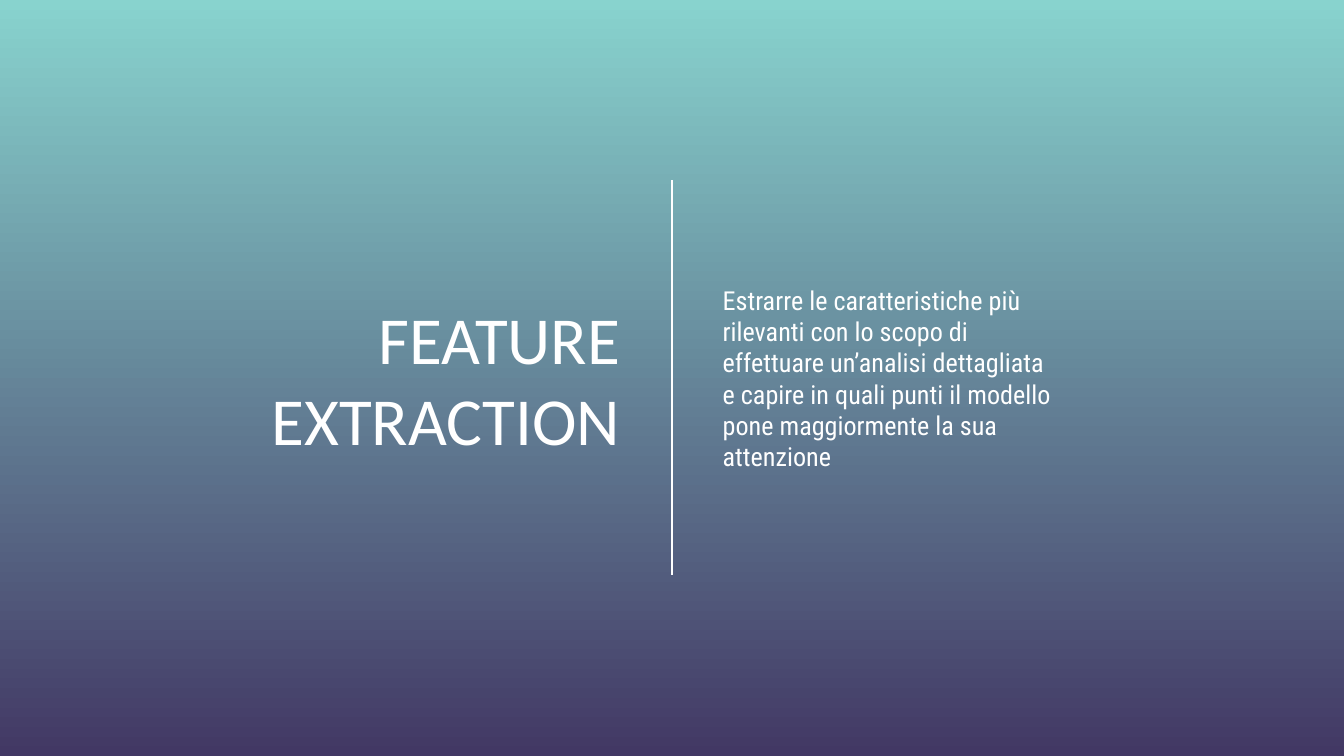
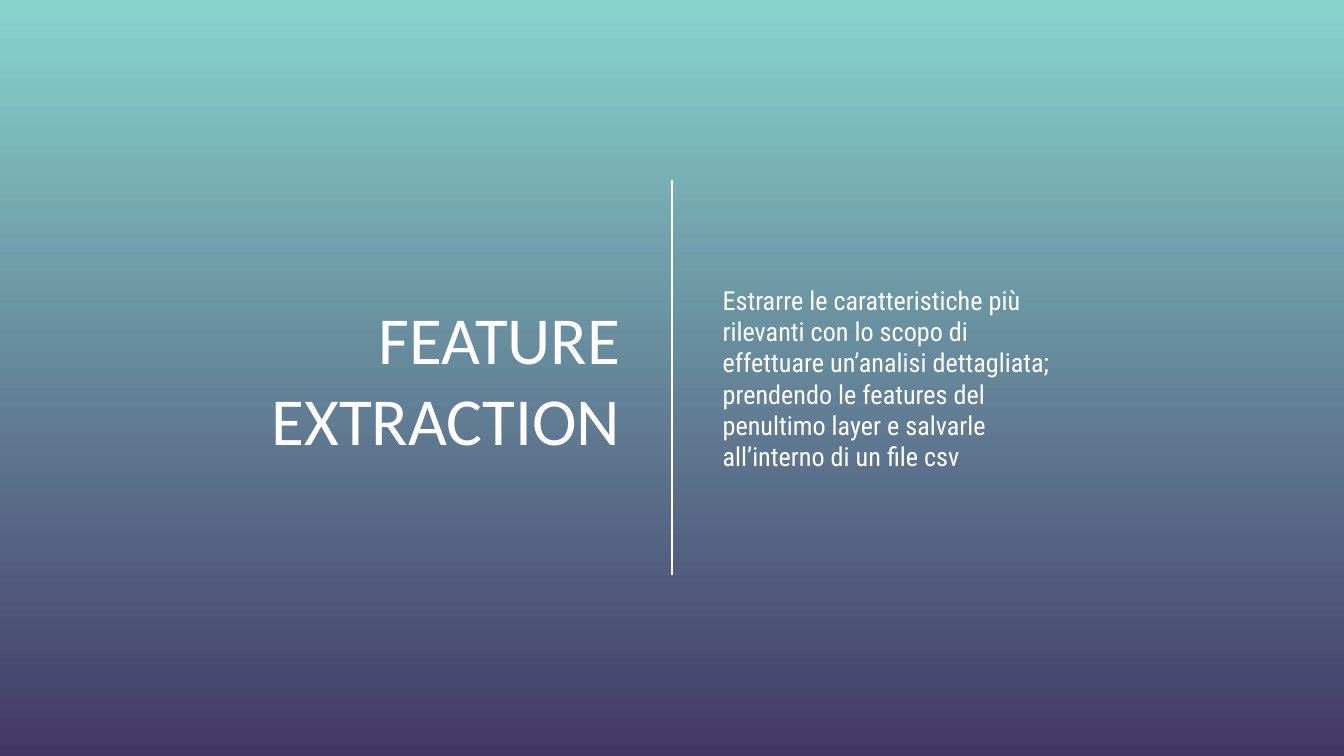
Before and after one commit to Alberto-00/Differential-MAD, a slide deck: slide 15 of presentazione/Presentazione AoM.pptx (slide 14 before the commit). Drawn at 1344x756 pixels with LibreOffice and Linux fonts; fonts in the diff are those of the drawing; background and template pictures are left out. Boxes give left, top, right and bottom in pixels: in the first picture for what was removed or moved away, otherwise in the second. Text is boxed around its words. In the diff, an @@ line names an element or a change of style, - is before the commit and + after.

```diff
--- a/presentazione/Presentazione AoM.pptx
+++ b/presentazione/Presentazione AoM.pptx
@@ subtitle at (x1=723, y1=290, x2=1049, y2=466): text changed @@
-Estrarre le caratteristiche più rilevanti con lo scopo di effettuare un’analisi dettagliata e capire in quali punti il modello pone maggiormente la sua attenzione
+Estrarre le caratteristiche più rilevanti con lo scopo di effettuare un’analisi dettagliata; prendendo le features del penultimo layer e salvarle all’interno di un file csv
```
Also in this commit, not shown: 3 other slides changed, 3 slides added, 4 slides removed, 1 other file.
